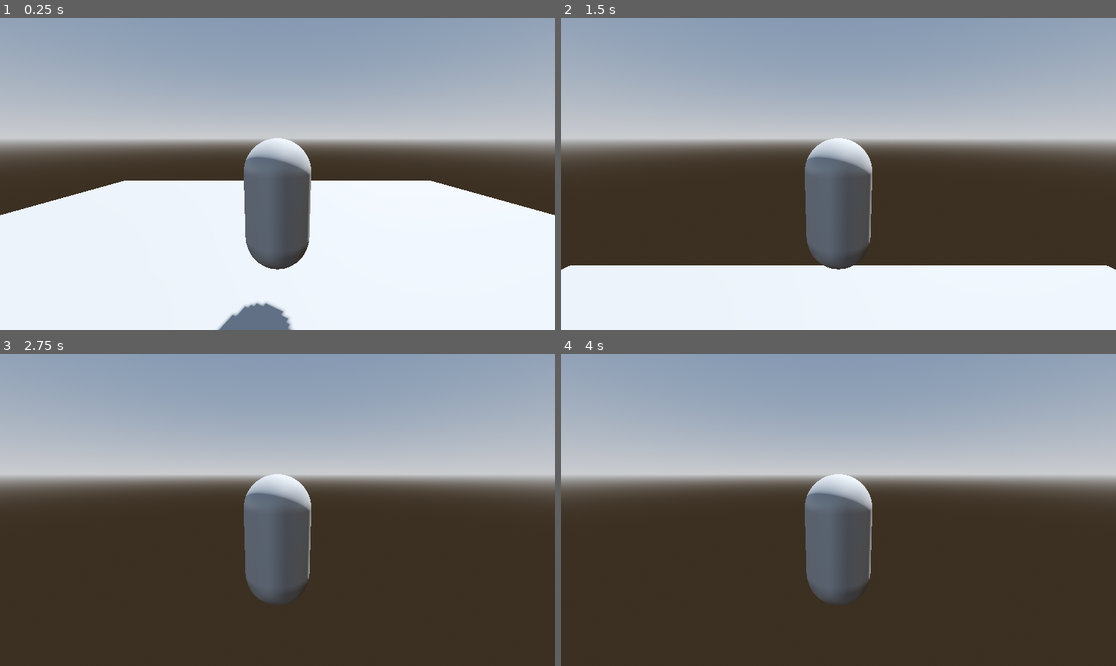
Above: before the commit, frames 1-4 (two rows, left to right).
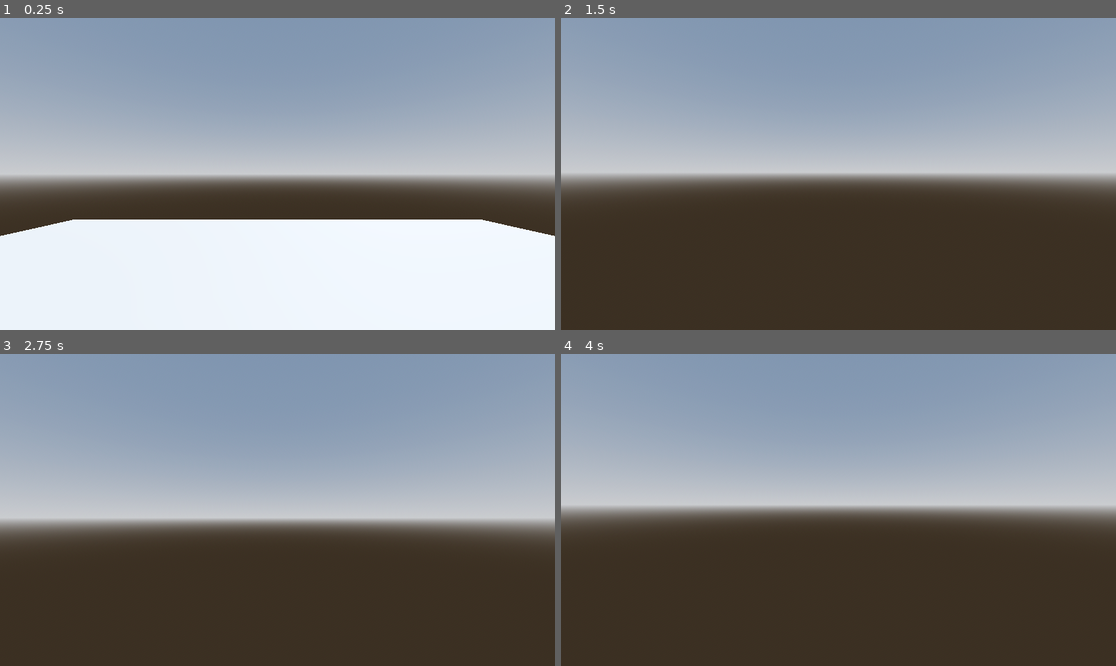
Above: after the commit, the same moments.

Repository: CARDinalCAWWW/Doom-The-Stone-Ages
Game: Godot game, scene res://Level.tscn
Same seed, same stepped clock (60 frames per second), same inputs: the game is played once before the commit and once after it.
Inputs (mouse positions are in pixels of both pictures, inside the frame that each line leads up to):
- Up to frame 1 (0.25 s): no input
- Up to frame 2 (1.5 s): move the mouse to (866, 174) at 0.52 s; hold W (move_forward) from 0.53 s (still down); tap Space (move_jump) at 0.6, 0.77, 1.07, 1.35 s; move the mouse to (810, 174) at 1.27 s
- Up to frame 3 (2.75 s): keep holding W (move_forward); tap Space (move_jump) at 1.52, 1.82, 2.1 s; tap Enter at 2 s; move the mouse to (288, 503) at 2.02 s
- Up to frame 4 (4 s): keep holding W (move_forward); tap Space (move_jump) at 2.75, 2.85, 3.02, 3.32, 3.6, 3.77 s; move the mouse to (832, 516) at 2.77 s; tap Enter at 3.5 s; move the mouse to (877, 513) at 3.52 s

The runs differ from the first frame. In frame 1, 34% of the frame differs, in the area x 0-100%, y 26-100%; in frame 2, 45%, in the area x 0-100%, y 28-100%; in frame 3, 33%; in frame 4, 21%.

Commit message:
Updated move/cam script
jackson's homemade movement version as well as creating first person (also has double jump which we may decide to remove later

Diff:
--- a/Player.tscn
+++ b/Player.tscn
@@ -19,11 +19,11 @@
 shape = SubResource("ConvexPolygonShape3D_xhfnw")
 
 [node name="TwistPivot" type="Node3D" parent="."]
-transform = Transform3D(1, 0, 0, 0, 1, 0, 0, 0, 1, 0, 1, 3)
+transform = Transform3D(1, 0, 0, 0, 1, 0, 0, 0, 1, 0, 0.5, 0)
 
 [node name="PitchPivot" type="Node3D" parent="TwistPivot"]
-transform = Transform3D(1, 0, 0, 0, 0.9848077, 0.17364818, 0, -0.17364818, 0.9848077, 0, 0, 0)
+transform = Transform3D(1, 0, 0, 0, 0.99999994, 0, 0, 0, 0.99999994, 0, 0, 0)
 
 [node name="Camera3D" type="Camera3D" parent="TwistPivot/PitchPivot"]
 
-[node name="RayCast3D" type="RayCast3D" parent="."]
+[node name="GroundRay" type="RayCast3D" parent="."]
--- a/player.gd
+++ b/player.gd
@@ -1,27 +1,58 @@
 extends RigidBody3D
 
-@onready var raycast: RayCast3D = $RayCast3D
-@onready var twist_pivot: Node3D = $TwistPivot
-@onready var pitch_pivot: Node3D = $TwistPivot/PitchPivot
+var mouse_sensitivity := 0.002
+var twist_input := 0.0
+var pitch_input := 0.0
 
-# Called when the node enters the scene tree for the first time.
+var move_force := 1200.0
+var jump_force := 10
+
+var coyote_time := .2
+var coyote_timer := 0.0
+
+var jumps_remaining := 0
+var max_jumps := 2
+
+@onready var twist_pivot := $TwistPivot
+@onready var pitch_pivot := $TwistPivot/PitchPivot
+@onready var ground_ray := $GroundRay
+
 func _ready() -> void:
-	Input.set_mouse_mode(2)
-
-func _process(delta: float) -> void:
-	if Input.is_action_just_pressed("ui_cancel"):
-		Input.set_mouse_mode(0)
-
-
-
+	Input.set_mouse_mode(Input.MOUSE_MODE_CAPTURED)
 
 # Called every frame. 'delta' is the elapsed time since the previous frame.
 func _physics_process(delta: float) -> void:
 	var input := Vector3.ZERO
+
 	input.x = Input.get_axis("move_left", "move_right")
 	input.z = Input.get_axis("move_forward", "move_back")
-	if input.x or input.z != 0:
-		apply_central_force(input * 1200.0 * delta)
+	apply_central_force(twist_pivot.basis * input * move_force * delta)
 
-	if Input.is_action_just_pressed("move_jump") and raycast.is_colliding():
-		apply_central_impulse(Vector3.UP * 10)
+	if ground_ray.is_colliding():
+		coyote_timer = coyote_time
+		jumps_remaining = max_jumps
+	else:
+		coyote_timer -= delta
+
+	if Input.is_action_just_pressed("move_jump") and coyote_timer > 0.0:
+		apply_central_impulse(Vector3.UP * jump_force)
+		coyote_timer = 0.0
+		jumps_remaining -= 1
+	elif Input.is_action_just_pressed("move_jump") and jumps_remaining > 1:
+		apply_central_impulse(Vector3.UP * jump_force)
+		jumps_remaining -= 1
+
+	if Input.is_action_just_pressed("ui_cancel"):
+		Input.set_mouse_mode(Input.MOUSE_MODE_VISIBLE)
+
+	twist_pivot.rotate_y(twist_input)
+	pitch_pivot.rotate_x(pitch_input)
+	pitch_pivot.rotation.x = clamp( pitch_pivot.rotation.x, deg_to_rad(-30), deg_to_rad(30))
+	twist_input = 0.0
+	pitch_input = 0.0
+
+func _unhandled_input(event: InputEvent) -> void:
+	if event is InputEventMouseMotion:
+		if Input.get_mouse_mode() == Input.MOUSE_MODE_CAPTURED:
+			twist_input = - event.relative.x * mouse_sensitivity
+			pitch_input = - event.relative.y * mouse_sensitivity
--- a/project.godot
+++ b/project.godot
@@ -14,6 +14,15 @@
 run/main_scene="uid://qqd6dlpw46d8"
 config/features=PackedStringArray("4.5", "Forward Plus")
 config/icon="res://icon.svg"
+
+[display]
+
+window/size/viewport_width=1920
+window/size/viewport_height=1080
+
+[dotnet]
+
+project/assembly_name="Doom The Stone Ages"
 
 [input]
 
